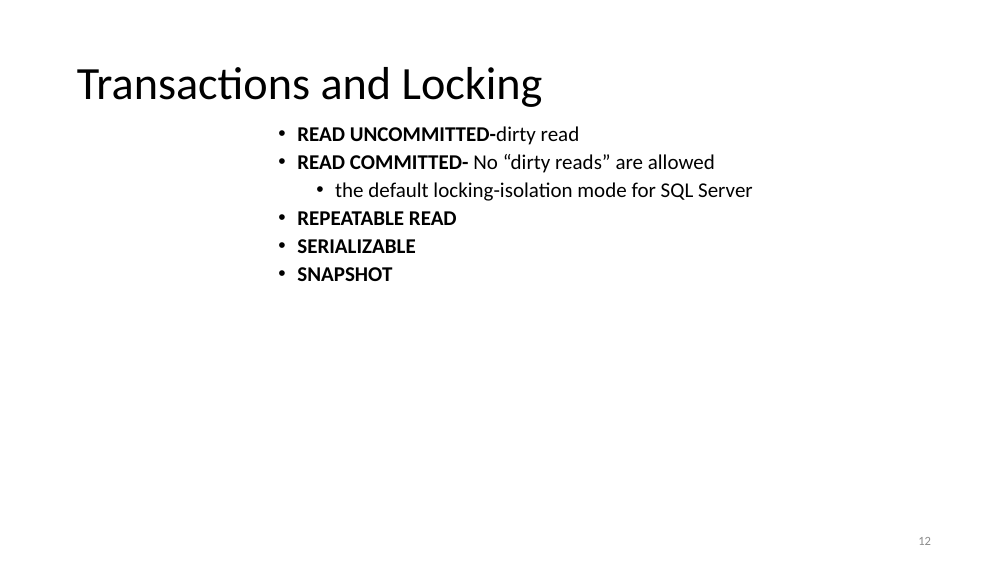
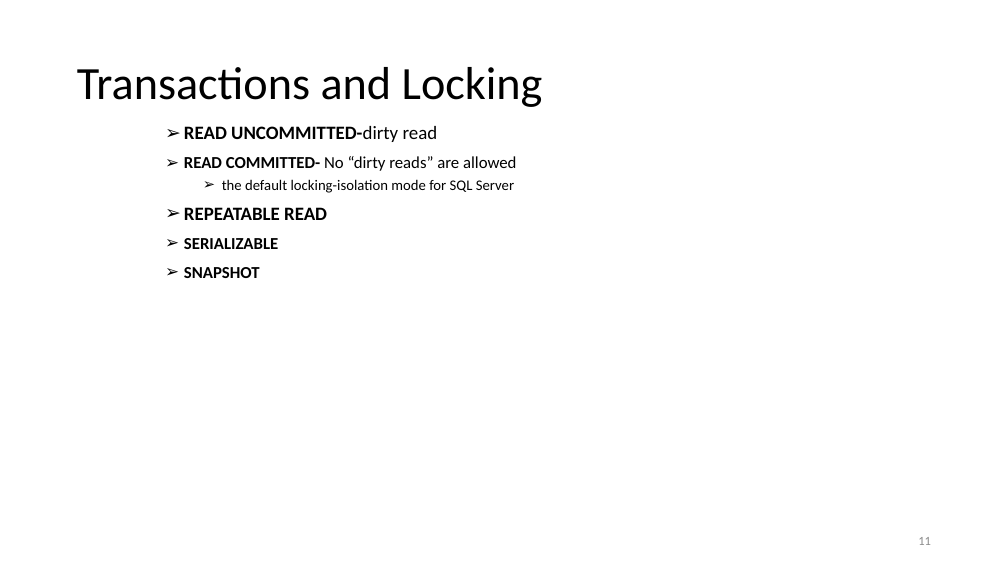
Before and after one commit to nashurgessa/DB-practices, a slide deck: slide 11 of Slides/transaction.pptx (slide 12 before the commit). Drawn at 1008x567 pixels with LibreOffice and Linux fonts; fonts in the diff are those of the drawing. Boxes give left, top, right and bottom in pixels: in the first picture for what was removed or moved away, otherwise in the second. Text is boxed around its words. In the diff, an @@ line names an element or a change of style, - is before the commit and + after.

```diff
--- a/Slides/transaction.pptx
+++ b/Slides/transaction.pptx
@@ text "READ UNCOMMITTED-dirty read" at [184,126,516,278]: size 20 to 18 pt in "READ UNCOMMITTED-dirty read", "REPEATABLE READ"; size 20 to 16 pt in "READ COMMITTED- No “dirty reads” are allowed", "SERIALIZABLE", "SNAPSHOT"; size 20 to 14 pt in "the default locking-isolation mode for SQL Server"; bullet • to ➢; list level 4 to 1 in "READ UNCOMMITTED-dirty read"; list level 4 to 1 in "READ COMMITTED- No “dirty reads” ..."; list level 5 to 2 in "the default locking-isolation mode for ..."; list level 4 to 1 in "REPEATABLE READ"; list level 4 to 1 in "SERIALIZABLE"; list level 4 to 1 in "SNAPSHOT" @@
```
Also in this commit, not shown: 13 other slides changed, 1 slide removed, 1 other file.
